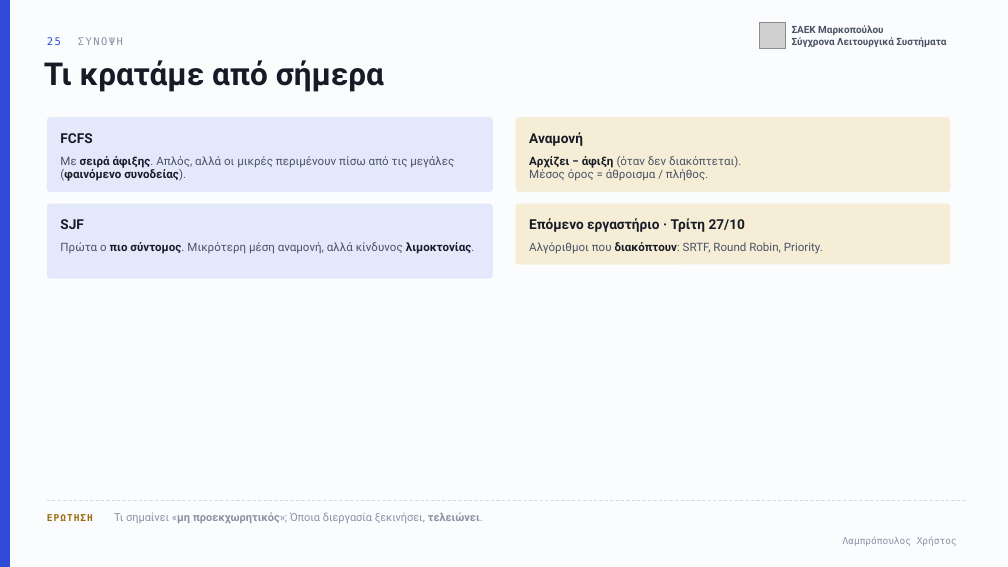
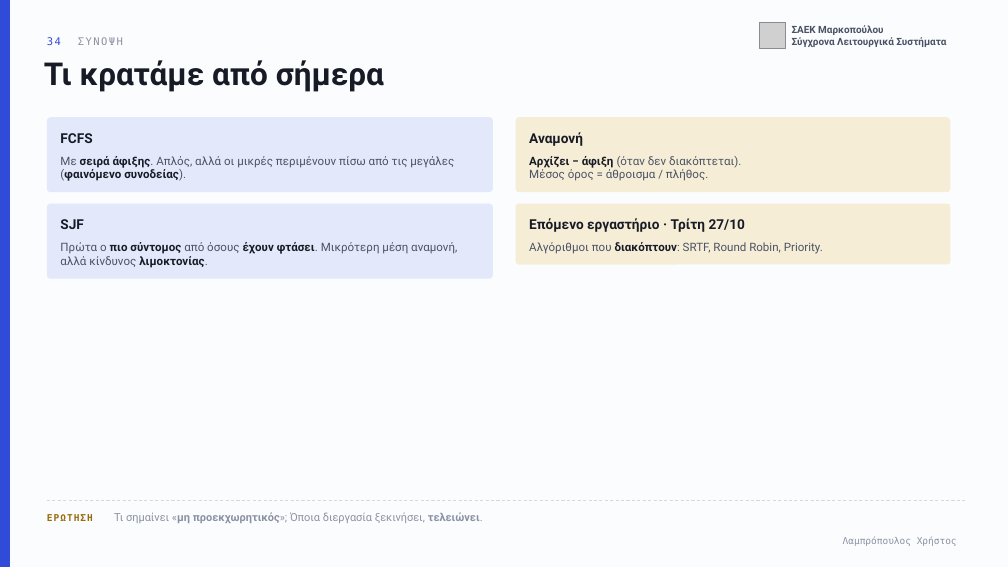
Before and after one commit to xristlamp/LAMPROPOULOS, a slide deck: slide 34 of files/markopoulo/sls-03-fcfs-sjf.pptx (slide 25 before the commit). Drawn at 1008x567 pixels with LibreOffice and Linux fonts; fonts in the diff are those of the drawing; grey boxes stand for pictures. Boxes give left, top, right and bottom in pixels: in the first picture for what was removed or moved away, otherwise in the second. Text is boxed around its words. In the diff, an @@ line names an element or a change of style, - is before the commit and + after.

```diff
--- a/files/markopoulo/sls-03-fcfs-sjf.pptx
+++ b/files/markopoulo/sls-03-fcfs-sjf.pptx
@@ text at (47, 37, 123, 45): text changed @@
-25 ΣΥΝΟΨΗ
+34 ΣΥΝΟΨΗ
@@ text at (60, 242, 457, 268): text changed @@
-Πρώτα ο πιο σύντομος. Μικρότερη μέση αναμονή, αλλά κίνδυνος λιμοκτονίας.
+Πρώτα ο πιο σύντομος από όσους έχουν φτάσει. Μικρότερη μέση αναμονή, αλλά κίνδυνος λιμοκτονίας.
```
Also in this commit, not shown: 22 other slides changed, 10 slides added, 1 slide removed, 4 other files.
